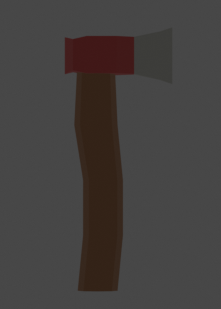
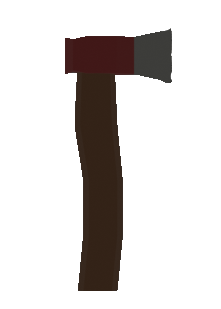
Comparing the layer stacks of the two 221×309 images. Changes:
hid "Layer 1", opacity 100% → 0% over [0, 0, 221, 309]
